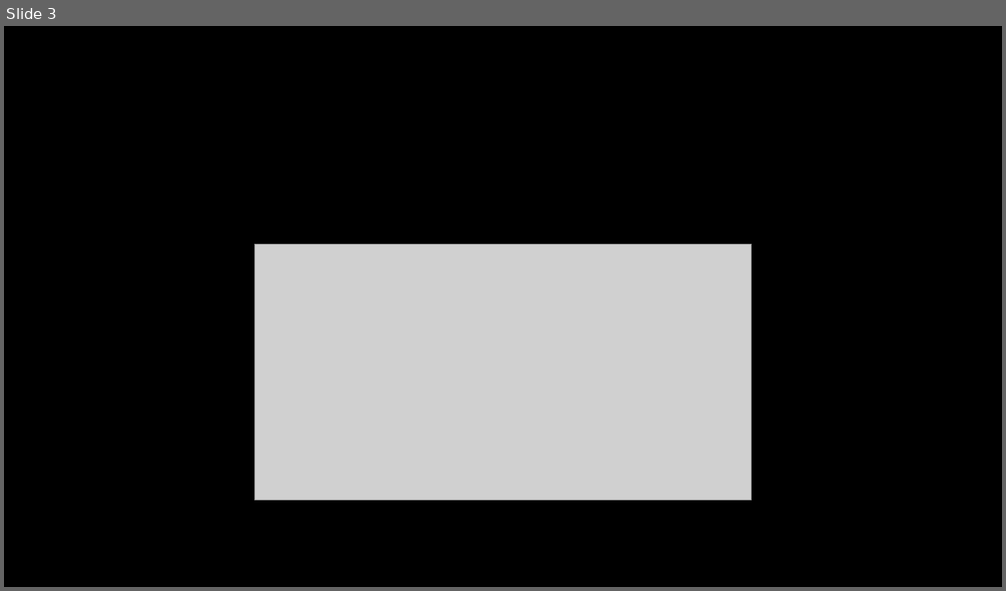
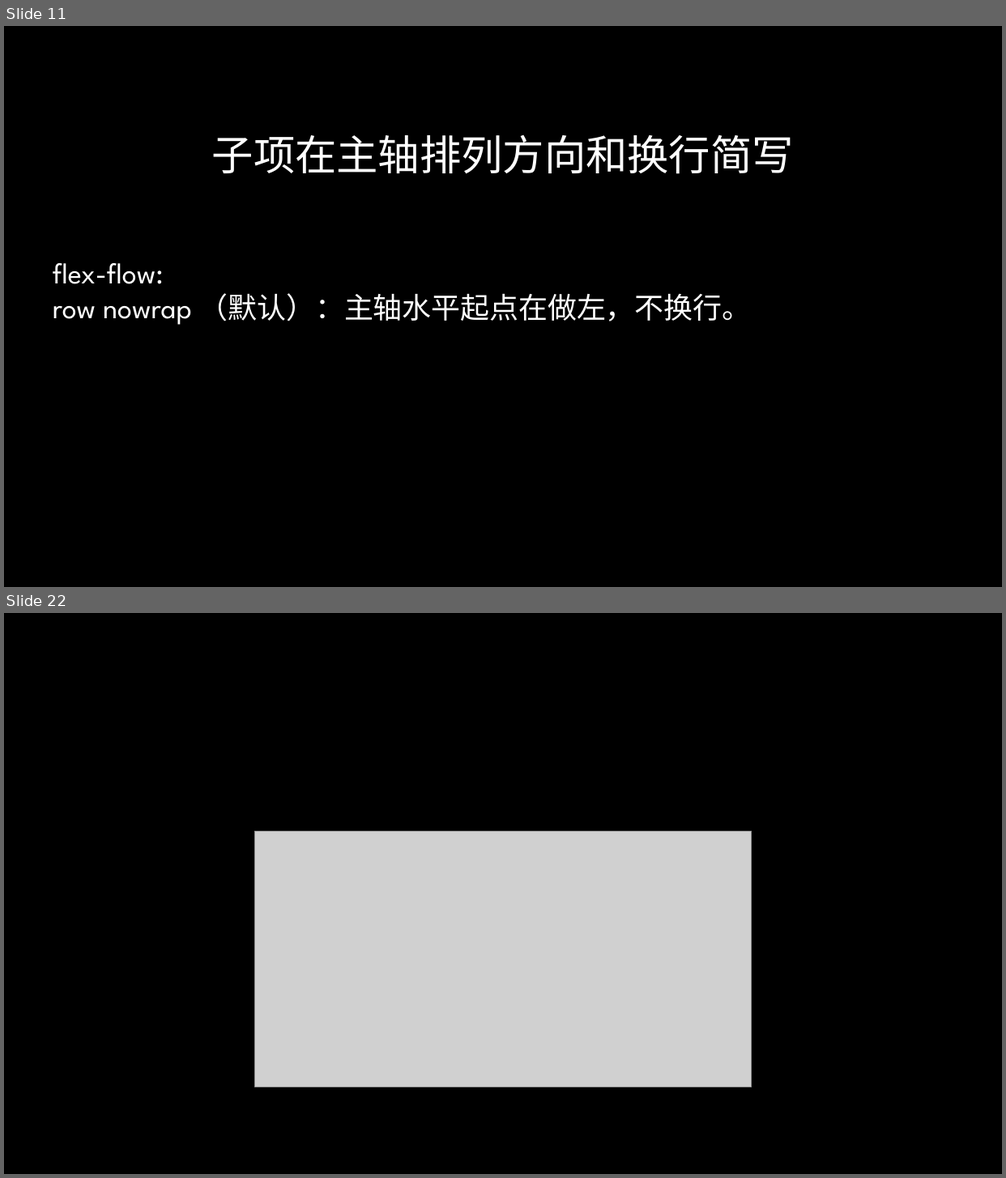
Before and after one commit to radiofly19841018/demo-flex, a slide deck: ppt/CSS Flex&Grid.pptx. Shown one above the other, each under a label of ours: slide 3 before the commit, slides 11 and 22 after it; the slides between them are not shown. The pictures are 1006x591 and 1006x1178 pixels, drawn with LibreOffice and Linux fonts; fonts in the diff are those of the drawing; grey boxes stand for pictures; background and template pictures are left out. Boxes give left, top, right and bottom in pixels: in the first picture for what was removed or moved away, otherwise in the second. Text is boxed around its words. In the diff, an @@ line names an element or a change of style, - is before the commit and + after.

```diff
--- a/ppt/CSS Flex&Grid.pptx
+++ b/ppt/CSS Flex&Grid.pptx
@@ slide 11 added at (x1=4, y1=26, x2=1002, y2=587), background picture (left out) @@
@@ title added at (x1=212, y1=135, x2=794, y2=174), 40 pt, text gradient #FFFFFF to #A6A6A6 @@
+子项在主轴排列方向和换行简写
@@ text added at (x1=53, y1=263, x2=752, y2=325), 28 pt, text #FFFFFF @@
+flex-flow:
+row nowrap （默认）：主轴水平起点在做左，不换行。
@@ what was slide 3 is now slide 22 @@
```
Also in this commit, not shown: 1 slide changed, 20 other slides added, 1 slide removed, 3 other files.
